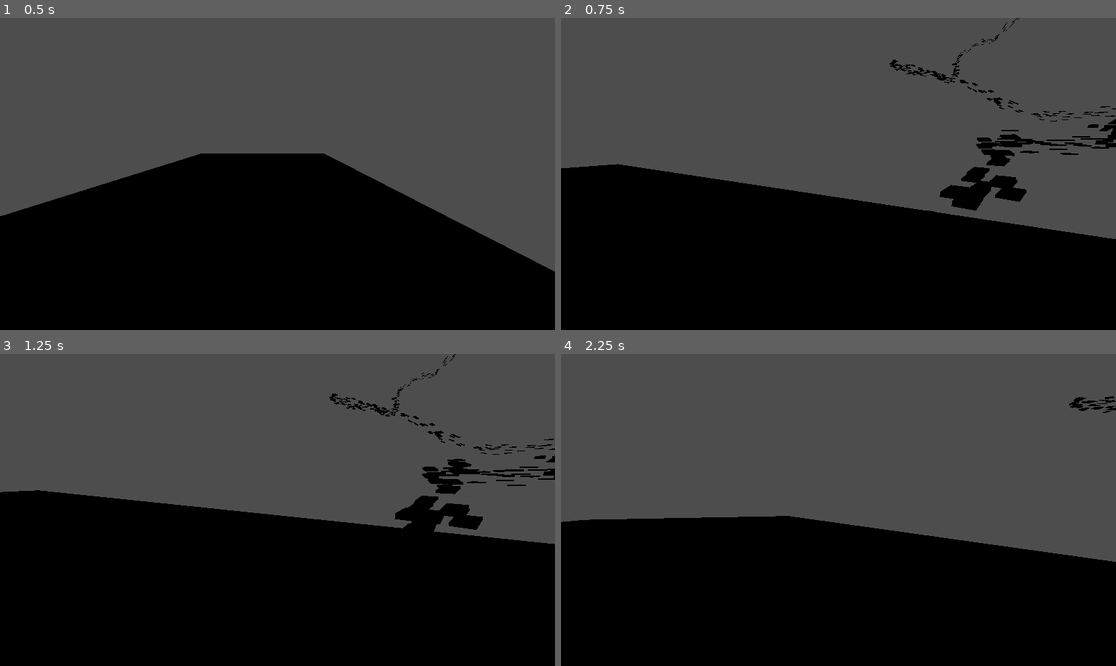
Above: before the commit, frames 1-4 (two rows, left to right).
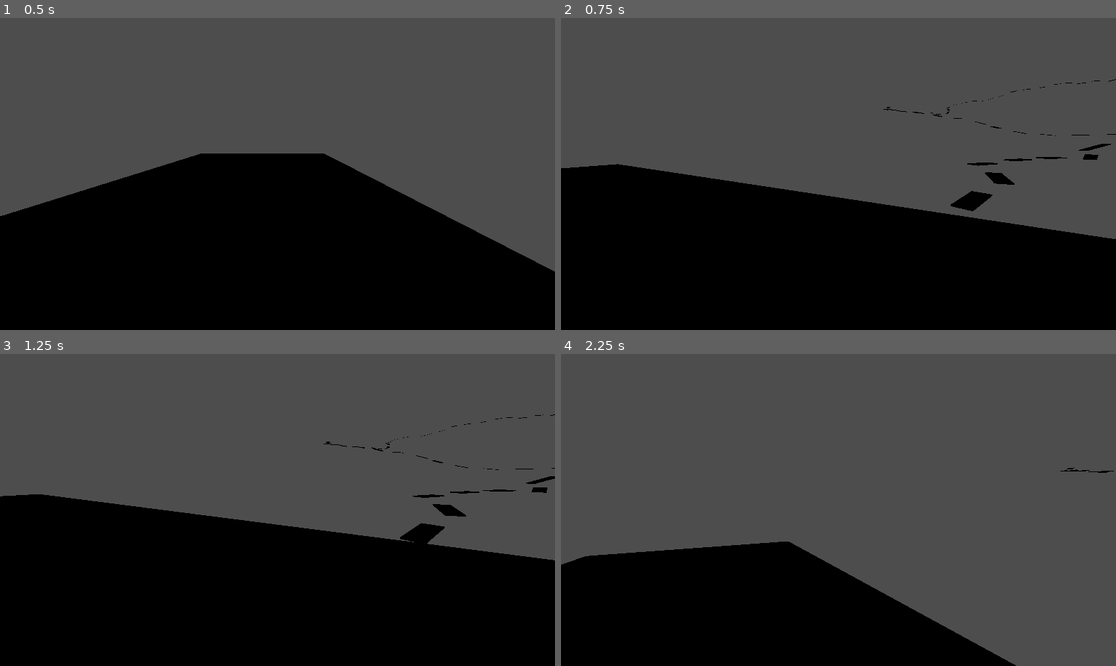
Above: after the commit, the same moments.

Repository: Aidan360/gameJamSpaceParkour
Game: Godot game, scene res://levels/game_node.tscn
Same seed, same stepped clock (60 frames per second), same inputs: the game is played once before the commit and once after it.
Inputs (mouse positions are in pixels of both pictures, inside the frame that each line leads up to):
- Up to frame 1 (0.5 s): no input
- Up to frame 2 (0.75 s): move the mouse to (866, 174) at 0.52 s; hold W (forward) from 0.53 s (still down); hold Space (jump) from 0.53 s (still down)
- Up to frame 3 (1.25 s): keep holding W (forward); keep holding Space (jump)
- Up to frame 4 (2.25 s): keep holding W (forward); move the mouse to (810, 510) at 1.27 s; release Space (jump) at 1.28 s; click (810, 510) at 1.35 s; tap Space (jump) at 1.52, 1.55, 1.82 s; move the mouse to (849, 503) at 2.02 s; hold Right mouse button (grapple_pull) from 2.03 s (still down)

Frame 1 is identical in both runs. In frame 2, 2.3% of the frame differs, in the area x 58-100%, y 0-63%; in frame 3, 5.2%; in frame 4, 20%, in the area x 0-100%, y 13-100%.

Commit message:
basic gen established

Diff:
--- a/levels/basic_level_gen.gd
+++ b/levels/basic_level_gen.gd
@@ -15,7 +15,7 @@
 	#generateLevel()
 	#generateObstacle(Vector3(0,0,0),false)
 	#generateSection(Vector3(0,10,0))
-	generatePath(100,Vector3(20,-10,0),20,5)
+	generatePath(100,Vector3(20,-10,0),1,1,15)
 
 	#genPolarVector(Vector3(0,1,0),5,10) # cylinder of 5 radius and 10 height
 #generates a level
@@ -29,7 +29,7 @@
 #	pass
 
 
-func generatePath(nodes,location,sectionLength,sectionRadius):
+func generatePath(nodes,location,sectionLength,sectionRadius,offset):
 	var pathCoords = []
 	var radialData = []
 	pathCoords.append(location) # remove brackets and 0,0 for v1
@@ -38,7 +38,7 @@
 		# offsets
 		#pathCoords.append(pathGenV1(pathCoords[-1],sectionLength)) # pathgen v1 just takes a random angle between pi/3
 		# for left, right and down
-		var returnVar = pathGenV2(pathCoords[-1],sectionLength,radialData[-1])
+		var returnVar = pathGenV2(pathCoords[-1],sectionLength,radialData[-1],offset)
 		pathCoords.append(returnVar[0])
 		radialData.append([returnVar[1],returnVar[2]])
 		pass
@@ -73,25 +73,25 @@
 		return(Vector3(newX,newY,newZ))
 
 #pathGen v2 also saves previous angles and iterates off of them
-func pathGenV2(prevNode,sectionLength,lastRad):
+func pathGenV2(prevNode,sectionLength,lastRad,offset):
 
 		var xO = prevNode[0]
 		var yO = prevNode[1]
 		var zO = prevNode[2]
 		var tO = lastRad[0]
 		var pO = lastRad[1]
-		var r = sectionLength # y is the z cord in calculations
+		var r = sectionLength+offset # y is the z cord in calculations
 		var t = randf_range(-PI/4,PI/4) + tO
 		if t >= PI:
 			t = PI
 		elif t <= -PI:
 			t = -PI
 		#var p = PI/2             PI/2 is flat, 0 is vertical
-		var p = randf_range(-PI/8,PI/8) + pO
+		var p = randf_range(-PI/16,PI/16) + pO
 		if p >= PI/2:
 			p = PI/2
-		elif p <= PI*.25:
-			p = PI*0.25
+		elif p <= PI*.4:
+			p = PI*0.4
 		var newX = r*sin(p)*cos(t) + xO
 		var newY = r*cos(p) + yO
 		var newZ = r*sin(p)*sin(t) + zO
@@ -104,10 +104,10 @@
 	$".".add_child(newNode)
 	newNode.global_position = Vector3(0,0,0)
 
-	for item in 8: # 3 checkpoints   wper section?? could be randomized
+	for item in 1: # 3 checkpoints   wper section?? could be randomized
 #		var i = randVector(location,0,50)
 		var i = genPolarVector(sectionRadius,length)
-		var newObj = ObjectSimpleGen(Vector3(3,0.5,4))
+		var newObj = ObjectSimpleGen(Vector3(3,0.25,8))
 		newObj.position = i
 		newNode.add_child(newObj)
 	pass
--- a/player.gd
+++ b/player.gd
@@ -19,7 +19,7 @@
 	var input:=Vector3.ZERO
 	input.x=Input.get_axis("left", "right")
 	if get_contact_count()>0:
-		input.y=Input.get_action_strength("jump")*5
+		input.y=Input.get_action_strength("jump")*10
 	input.z=Input.get_axis("forward", "back")
 	var current_force=$twist_pivot.basis*input*1200*delta
 	var current_raycast=Vector3.ZERO
